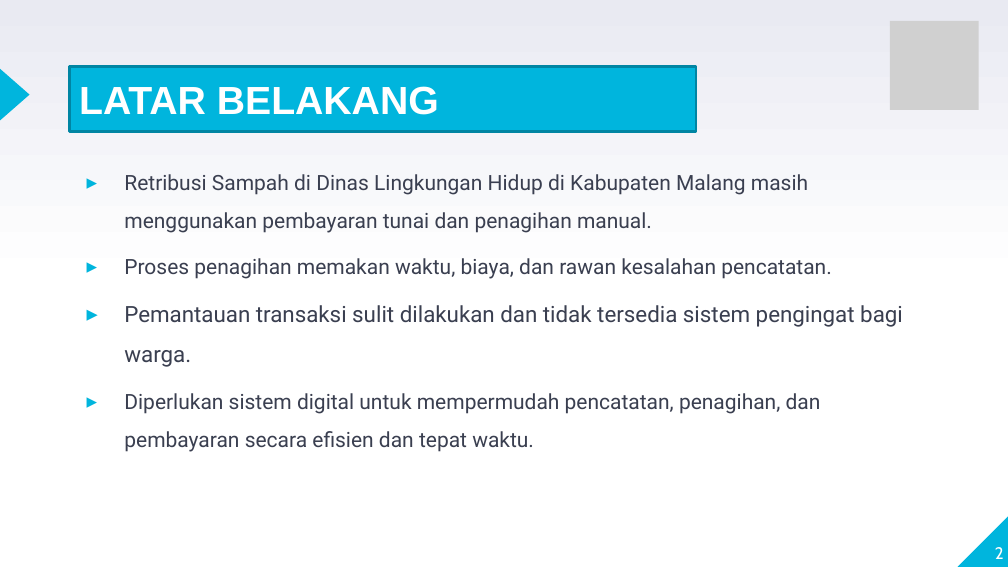
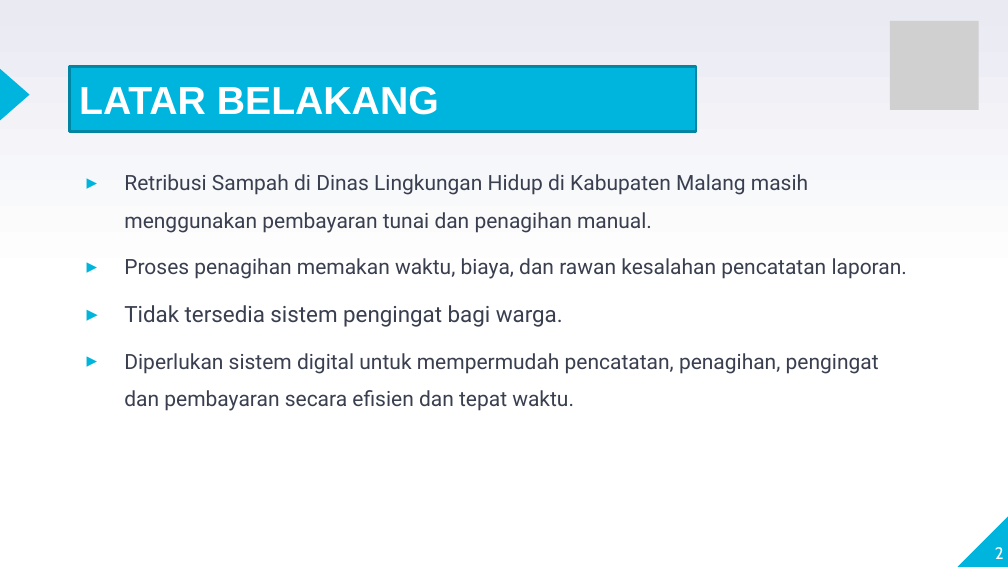
Before and after one commit to Sincesix-pdf/Laporan-Akhir, a slide deck: slide 2 of PPT SIDANG.pptx. Drawn at 1008x567 pixels with LibreOffice and Linux fonts; fonts in the diff are those of the drawing; grey boxes stand for pictures. Boxes give left, top, right and bottom in pixels: in the first picture for what was removed or moved away, otherwise in the second. Text is boxed around its words. In the diff, an @@ line names an element or a change of style, - is before the commit and + after.

```diff
--- a/PPT SIDANG.pptx
+++ b/PPT SIDANG.pptx
@@ text at (124,258,907,411): text changed @@
-▸ Proses penagihan memakan waktu, biaya, dan rawan kesalahan pencatatan.
-▸ Pemantauan transaksi sulit dilakukan dan tidak tersedia sistem pengingat bagi warga.
-▸ Diperlukan sistem digital untuk mempermudah pencatatan, penagihan, dan pembayaran secara efisien dan tepat waktu.
+▸ Proses penagihan memakan waktu, biaya, dan rawan kesalahan pencatatan laporan.
+▸ Tidak tersedia sistem pengingat bagi warga.
+▸ Diperlukan sistem digital untuk mempermudah pencatatan, penagihan, pengingat dan pembayaran secara efisien dan tepat waktu.
```
Also in this commit, not shown: 1 other slide changed, 29 other files.
